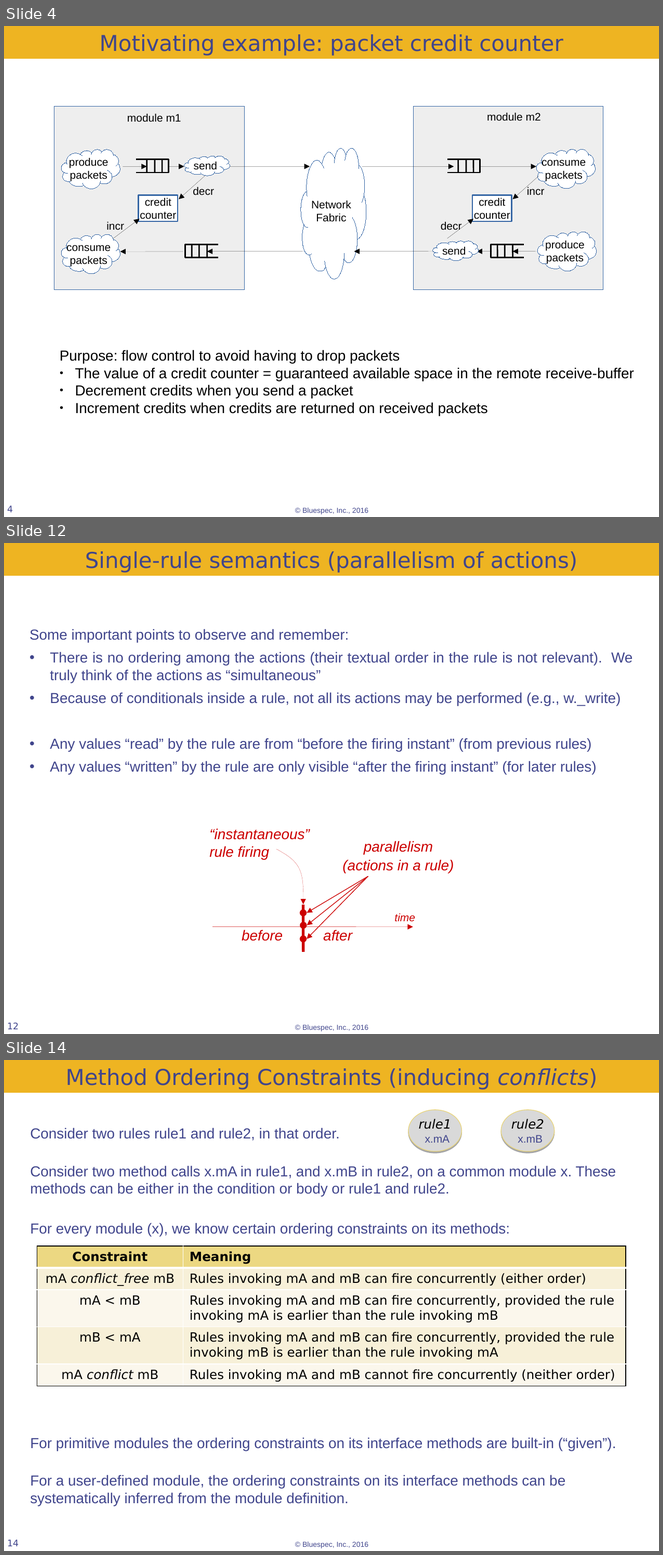
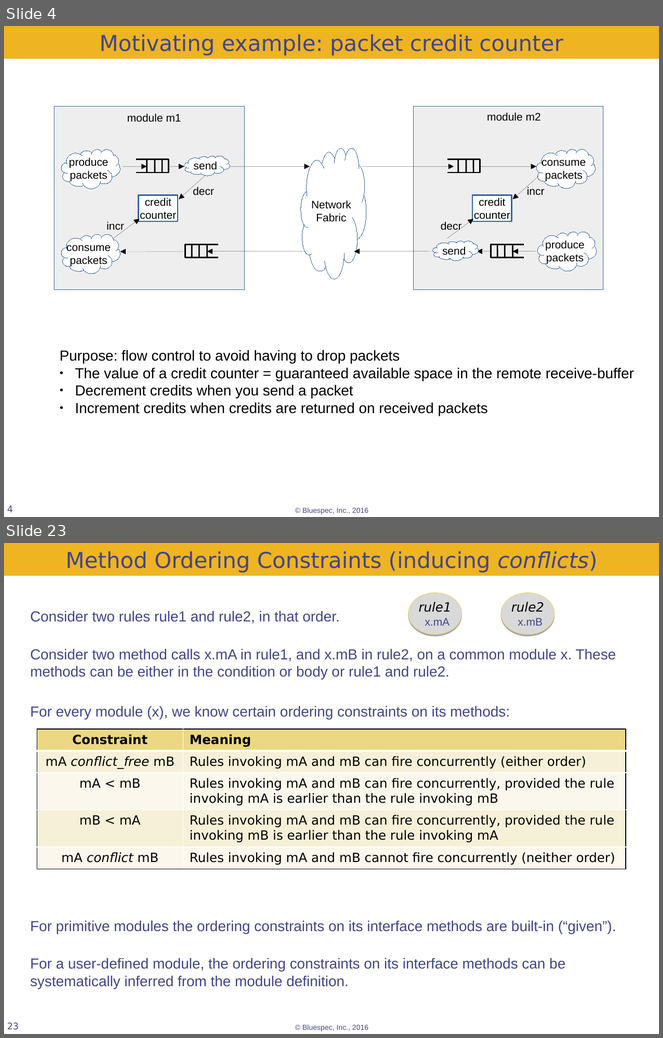
Before and after one commit to rsnikhil/Bluespec_BSV_Formal_Semantics, a slide deck: BSV_Semantics.odp. Shown one above the other, each under a label of ours: slides 4, 12 and 14 before the commit, slides 4 and 23 after it; the slides between them are not shown. The pictures are 663x1555 and 663x1038 pixels, drawn with LibreOffice and Linux fonts; fonts in the diff are those of the drawing; background and template pictures are left out. Boxes give left, top, right and bottom in pixels: in the first picture for what was removed or moved away, otherwise in the second. Text is boxed around its words. In the diff, an @@ line names an element or a change of style, - is before the commit and + after.

```diff
--- a/BSV_Semantics.odp
+++ b/BSV_Semantics.odp
@@ slide 12 removed at (4,543,659,1034), background #FFFFFF; not listed: 1 template element that a slide beside it also shows @@
@@ rectangle removed at (4,543,659,576) @@
-Single-rule semantics (parallelism of actions)
@@ text removed at (29,629,633,775) @@
-Some important points to observe and remember:
-• There is no ordering among the actions (their textual order in the rule is not relevant). We truly think of the actions as “simultaneous”
-• Because of conditionals inside a rule, not all its actions may be performed (e.g., w._write)
-• Any values “read” by the rule are from “before the firing instant” (from previous rules)
-• Any values “written” by the rule are only visible “after the firing instant” (for later rules)
@@ text removed at (209,828,309,860) @@
-“instantaneous” rule firing
@@ freeform shape removed at (276,849,304,905) @@
@@ text removed at (343,841,454,873) @@
-parallelism
-(actions in a rule)
@@ arrow removed from (369, 876) to (307, 913) @@
@@ arrow removed from (369, 876) to (307, 926) @@
@@ arrow removed from (369, 876) to (307, 939) @@
@@ ellipse removed at (299,910,307,917) @@
@@ line removed from (304, 905) to (304, 953) @@
@@ text removed at (395,913,415,922) @@
-time
@@ arrow removed from (213, 927) to (413, 927) @@
@@ text removed at (242,930,283,941) @@
-before
@@ ellipse removed at (300,923,307,929) @@
@@ text removed at (323,930,352,941) @@
-after
@@ ellipse removed at (299,936,307,943) @@
@@ page number removed at (7,1023,19,1030) @@
-12
@@ what was slide 14 is now slide 23 @@
@@ page number at (7,1023,19,1030): text changed @@
-14
+23
```
Also in this commit, not shown: 7 slides changed, 8 slides added, 4 other slides removed.
